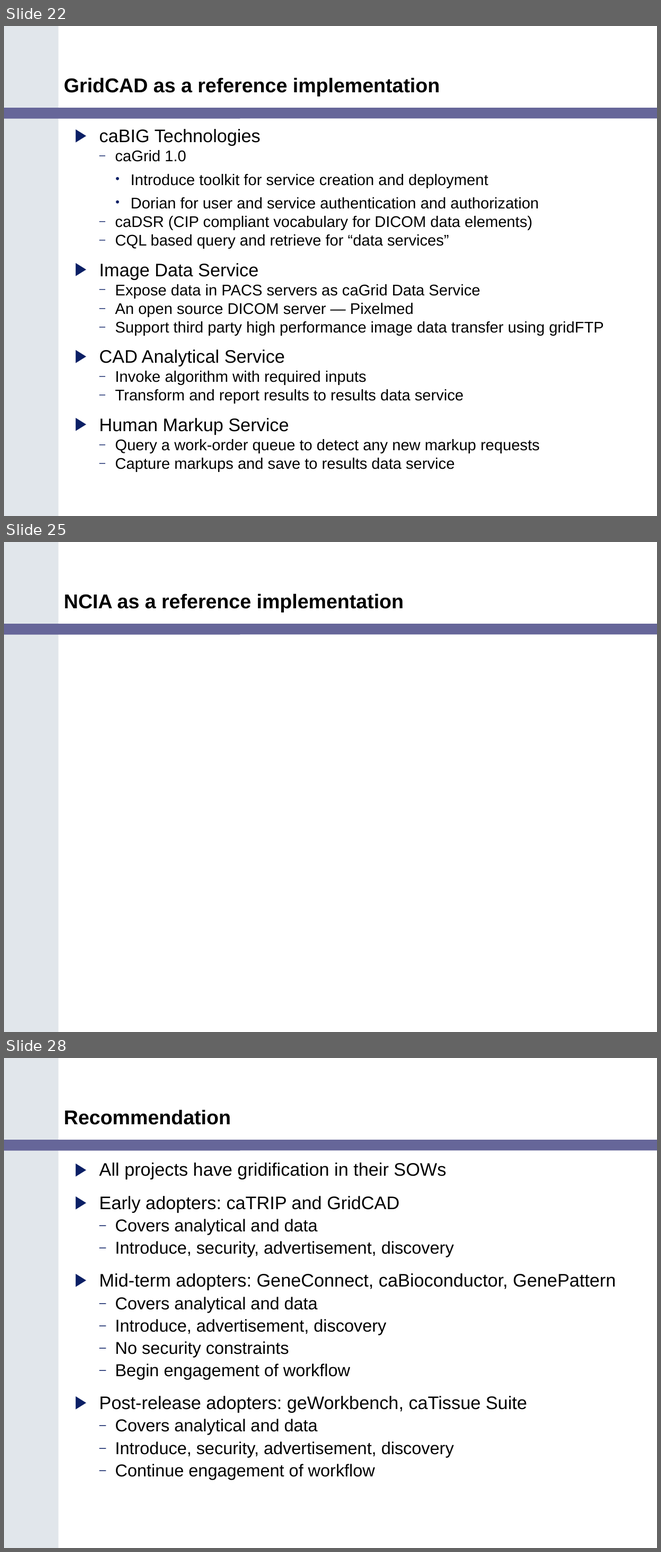
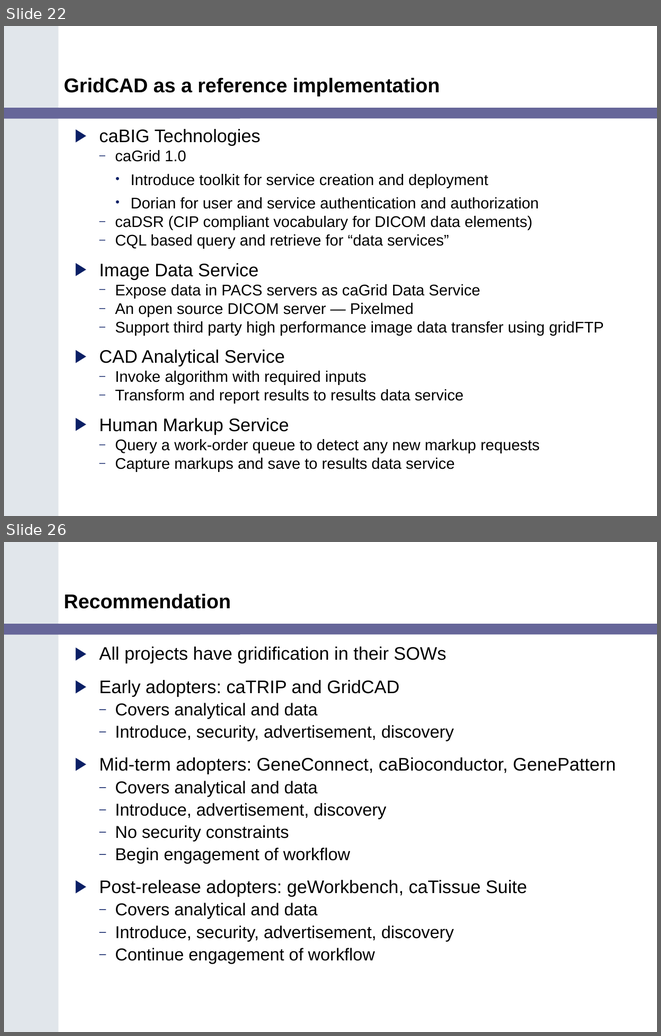
Before and after one commit to NCIP/cagrid-portal, a slide deck: cagrid-1-0/Documentation/presentations/200607_VCDE_ARCH/Ref_Impl_Arch_VCDE_2006_07.ppt. Shown one above the other, each under a label of ours: slides 22, 25 and 28 before the commit, slides 22 and 26 after it; the slides between them are not shown. The pictures are 661x1552 and 661x1036 pixels, drawn with LibreOffice and Linux fonts; fonts in the diff are those of the drawing; background and template pictures are left out. Boxes give left, top, right and bottom in pixels: in the first picture for what was removed or moved away, otherwise in the second. Text is boxed around its words. In the diff, an @@ line names an element or a change of style, - is before the commit and + after.

```diff
--- a/cagrid-1-0/Documentation/presentations/200607_VCDE_ARCH/Ref_Impl_Arch_VCDE_2006_07.ppt
+++ b/cagrid-1-0/Documentation/presentations/200607_VCDE_ARCH/Ref_Impl_Arch_VCDE_2006_07.ppt
@@ slide 25 removed at [4, 542, 657, 1032], background #FFFFFF; not listed: 2 template elements that a slide beside it also shows @@
@@ title removed at [64, 593, 404, 612] @@
-NCIA as a reference implementation
@@ what was slide 28 is now slide 26 @@
```
Also in this commit, not shown: 3 slides changed, 1 other slide removed.
